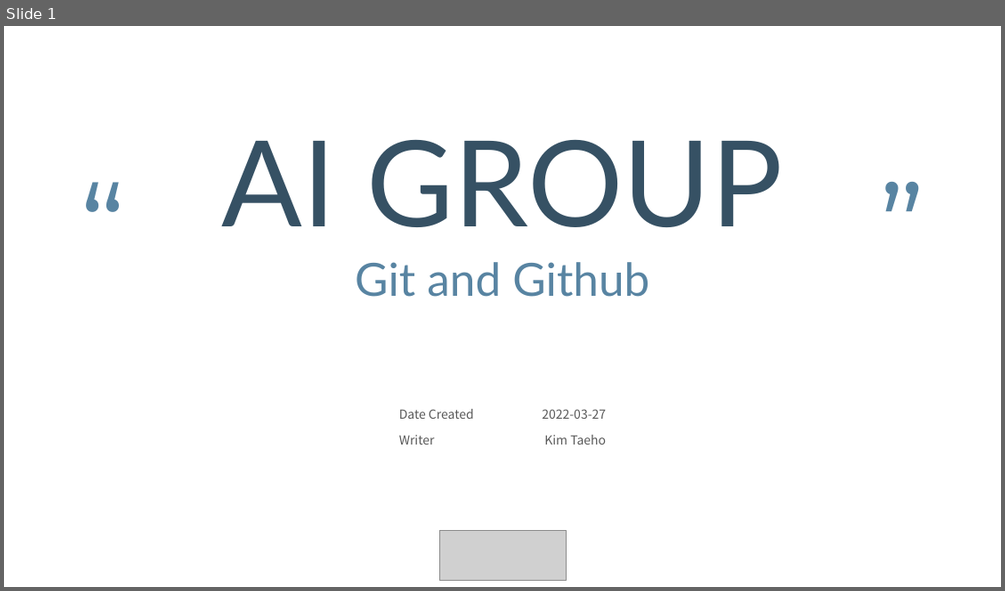
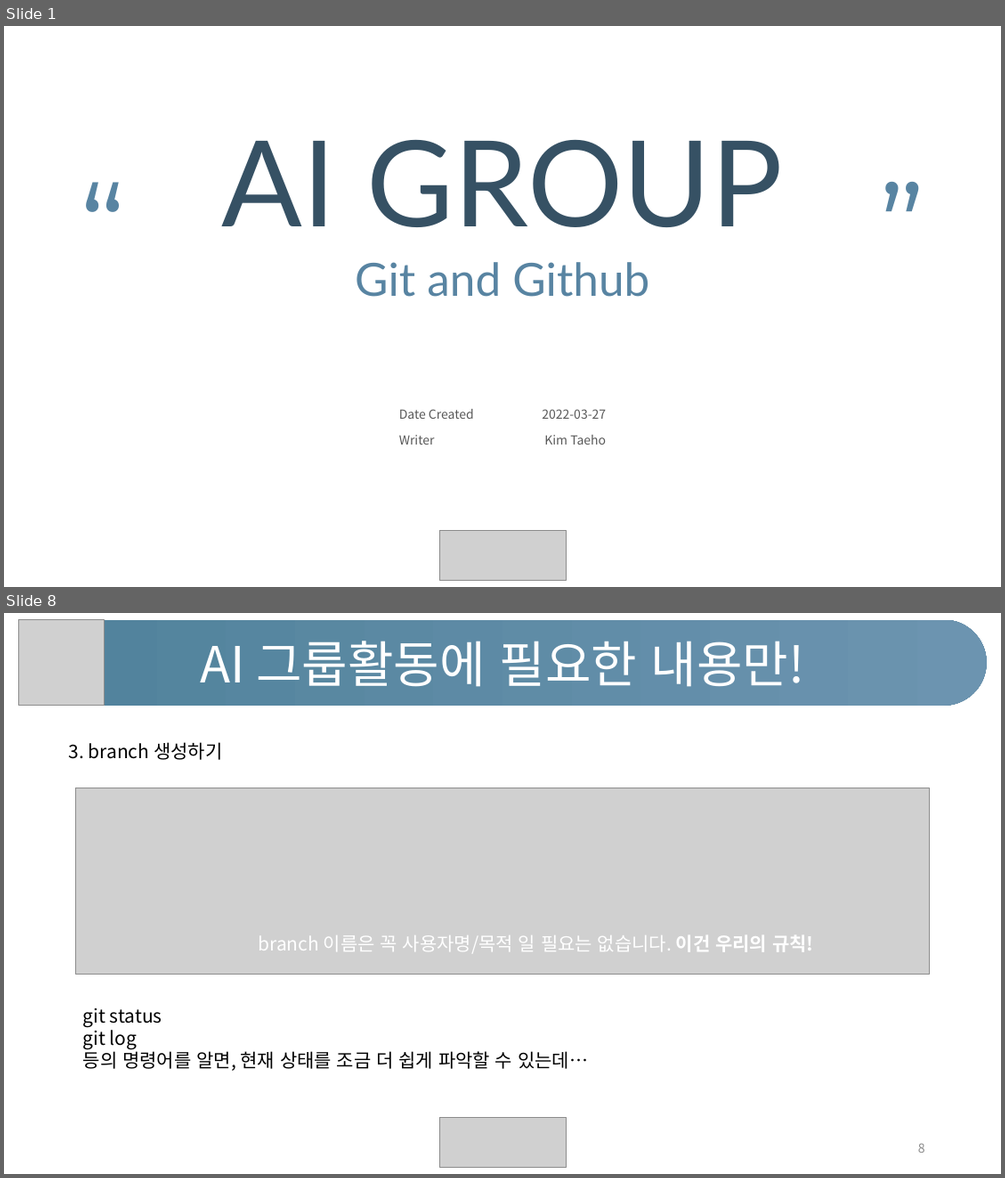
Before and after one commit to 2022-Semtle/AI, a slide deck: slide/public/20220327-Git-and-Github.pptx. Shown one above the other, each under a label of ours: slide 1 before the commit, slides 1 and 8 after it; the slides between them are not shown. The pictures are 1005x591 and 1005x1178 pixels, drawn with LibreOffice and Linux fonts; fonts in the diff are those of the drawing; grey boxes stand for pictures. Boxes give left, top, right and bottom in pixels: in the first picture for what was removed or moved away, otherwise in the second. Text is boxed around its words. In the diff, an @@ line names an element or a change of style, - is before the commit and + after.

```diff
--- a/slide/public/20220327-Git-and-Github.pptx
+++ b/slide/public/20220327-Git-and-Github.pptx
@@ slide 8 added at (4, 613, 1001, 1174), background #FFFFFF @@
@@ rounded rectangle added at (18, 620, 987, 705), fill gradient #50829B to #6C94B0, 48 pt, text #FFFFFF @@
+AI 그룹활동에 필요한 내용만!
@@ picture added at (18, 620, 104, 705) @@
@@ text added at (69, 742, 222, 760), 18 pt, text #000000 @@
+3. branch 생성하기
@@ picture added at (76, 788, 930, 973) @@
@@ text added at (259, 935, 813, 953), 18 pt, text #FFFFFF @@
+branch 이름은 꼭 사용자명/목적 일 필요는 없습니다. 이건 우리의 규칙!
@@ text added at (83, 1008, 588, 1070), 18 pt, text #000000 @@
+git status
+git log
+등의 명령어를 알면, 현재 상태를 조금 더 쉽게 파악할 수 있는데…
@@ picture added at (439, 1118, 566, 1167) @@
@@ page number added at (918, 1143, 925, 1152), 12 pt, text #8C8C8C @@
+8
```
Also in this commit, not shown: 17 other slides added, 1 slide removed.
